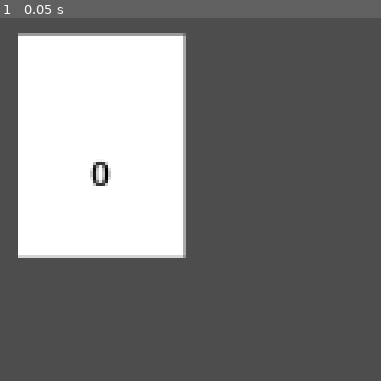
Above: before the commit, frame 1.
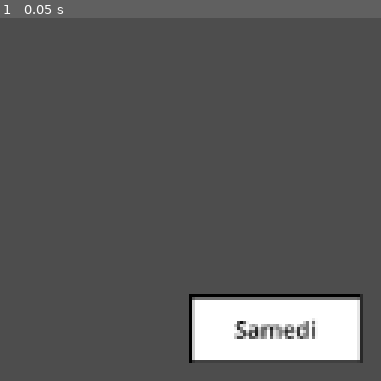
Above: after the commit, the same moment.

Repository: HYKidz/FinanceCalendar
Game: Godot game, scene res://Node/calendar.tscn
The game is run twice, just before and just after one commit, with the same random seed, the same clock (stepped at 60 frames per second) and the same inputs.
Inputs:
- Up to frame 1 (0.05 s): no input

The runs differ from the first frame. In frame 1, 35% of the frame differs, in the area x 4-96%, y 4-96%.

Commit message:
Going to test sumthang

Diff:
--- a/Node/calendar.tscn
+++ b/Node/calendar.tscn
@@ -1,12 +1,10 @@
 [gd_scene load_steps=3 format=3 uid="uid://lofglxy8wh6u"]
 
-[ext_resource type="PackedScene" uid="uid://bjluuqlfgte5e" path="res://Node/jour.tscn" id="1_e4els"]
-[ext_resource type="PackedScene" uid="uid://bi74h3c5a7wjk" path="res://Node/date.tscn" id="2_a8s41"]
+[ext_resource type="Script" path="res://Scripts/calendar.gd" id="1_vwx50"]
+[ext_resource type="PackedScene" uid="uid://3brj710nljde" path="res://Node/jour_en_row.tscn" id="2_hiuxa"]
 
 [node name="Calendar" type="Node2D"]
+script = ExtResource("1_vwx50")
 
-[node name="Node2D" parent="." instance=ExtResource("1_e4els")]
-position = Vector2(66, 23)
-
-[node name="Date" parent="." instance=ExtResource("2_a8s41")]
-position = Vector2(66, 75)
+[node name="JourEnRow" parent="." instance=ExtResource("2_hiuxa")]
+position = Vector2(150, 150)
--- a/Node/date.tscn
+++ b/Node/date.tscn
@@ -1,6 +1,10 @@
-[gd_scene load_steps=5 format=3 uid="uid://bi74h3c5a7wjk"]
+[gd_scene load_steps=7 format=3 uid="uid://bi74h3c5a7wjk"]
 
 [ext_resource type="Script" path="res://Scripts/Date.gd" id="1_muqs4"]
+
+[sub_resource type="CanvasItemMaterial" id="CanvasItemMaterial_7up8j"]
+
+[sub_resource type="CanvasTexture" id="CanvasTexture_fdjna"]
 
 [sub_resource type="CanvasItemMaterial" id="CanvasItemMaterial_1hdyj"]
 
@@ -10,6 +14,12 @@
 
 [node name="Date" type="Node2D"]
 script = ExtResource("1_muqs4")
+
+[node name="Sprite2D" type="Sprite2D" parent="."]
+modulate = Color(0, 0, 0, 1)
+material = SubResource("CanvasItemMaterial_7up8j")
+scale = Vector2(83, 83)
+texture = SubResource("CanvasTexture_fdjna")
 
 [node name="Fond" type="Sprite2D" parent="."]
 visibility_layer = 2
--- a/Node/jour.tscn
+++ b/Node/jour.tscn
@@ -1,6 +1,10 @@
-[gd_scene load_steps=4 format=3 uid="uid://bjluuqlfgte5e"]
+[gd_scene load_steps=6 format=3 uid="uid://bjluuqlfgte5e"]
 
 [ext_resource type="Script" path="res://Scripts/jour.gd" id="1_vfyd7"]
+
+[sub_resource type="CanvasItemMaterial" id="CanvasItemMaterial_esocm"]
+
+[sub_resource type="CanvasTexture" id="CanvasTexture_023cw"]
 
 [sub_resource type="CanvasItemMaterial" id="CanvasItemMaterial_wyulr"]
 
@@ -9,20 +13,38 @@
 [node name="JourDeLaSemaine" type="Node2D"]
 script = ExtResource("1_vfyd7")
 
-[node name="Jour" type="Label" parent="."]
+[node name="Control" type="Control" parent="."]
+layout_mode = 3
+anchors_preset = 0
+offset_right = 40.0
+offset_bottom = 40.0
+
+[node name="Contour" type="Sprite2D" parent="Control"]
+modulate = Color(0, 0, 0, 1)
+material = SubResource("CanvasItemMaterial_esocm")
+scale = Vector2(83, 33)
+texture = SubResource("CanvasTexture_023cw")
+
+[node name="Fond" type="Sprite2D" parent="Control"]
+material = SubResource("CanvasItemMaterial_wyulr")
+scale = Vector2(80, 30)
+texture = SubResource("CanvasTexture_t73uy")
+
+[node name="Jour" type="Label" parent="Control"]
+layout_mode = 1
 anchors_preset = 8
 anchor_left = 0.5
 anchor_top = 0.5
 anchor_right = 0.5
 anchor_bottom = 0.5
-offset_left = -35.0
-offset_top = -12.5
-offset_right = 35.0
-offset_bottom = 12.5
+offset_left = -55.0
+offset_top = -32.5
+offset_right = 15.0
+offset_bottom = -7.5
 grow_horizontal = 2
 grow_vertical = 2
-
-[node name="Fond" type="Sprite2D" parent="."]
-material = SubResource("CanvasItemMaterial_wyulr")
-scale = Vector2(80, 30)
-texture = SubResource("CanvasTexture_t73uy")
+theme_override_colors/font_color = Color(0, 0, 0, 1)
+theme_override_font_sizes/font_size = 11
+text = "Que veux tu"
+horizontal_alignment = 1
+vertical_alignment = 1
--- /dev/null
+++ b/Node/jour_en_row.tscn
@@ -0,0 +1,26 @@
+[gd_scene load_steps=2 format=3 uid="uid://3brj710nljde"]
+
+[ext_resource type="Script" path="res://Scripts/JourEnRow.gd" id="1_hqlg3"]
+
+[node name="JourEnRow" type="Node2D"]
+script = ExtResource("1_hqlg3")
+
+[node name="Box" type="BoxContainer" parent="."]
+custom_minimum_size = Vector2(580, 33)
+layout_direction = 2
+anchors_preset = 4
+anchor_top = 0.5
+anchor_bottom = 0.5
+offset_right = 580.0
+offset_bottom = 33.0
+grow_vertical = 2
+size_flags_horizontal = 0
+size_flags_vertical = 4
+
+[node name="Container" type="MarginContainer" parent="Box"]
+custom_minimum_size = Vector2(80, 0)
+layout_mode = 2
+
+[node name="Grid" type="GridContainer" parent="Box/Container"]
+layout_mode = 2
+columns = 7
--- /dev/null
+++ b/Scripts/JourEnRow.gd
@@ -0,0 +1,21 @@
+extends Node2D
+
+var jour = ["Dimanche","Lundi","Mardi","Mercredi","Jeudi","Vendredi","Samedi"]
+var jour_node_array =[]
+
+@onready var container = get_node("Box/Container/Grid")
+@onready var jour_node = preload("res://Node/jour.tscn")
+# Called when the node enters the scene tree for the first time.
+
+func _ready():
+	jour_node_array.resize(7)
+	for d in jour:
+		var new_jour = jour_node.instantiate()
+		new_jour.name = d
+		jour_node_array.fill(new_jour)
+		container.add_child(new_jour)
+
+	for i in 7:
+		print(i)
+		var jour_en_cour = jour_node_array[i]
+		jour_en_cour.set_Jour = jour[i]
--- a/Scripts/calendar.gd
+++ b/Scripts/calendar.gd
@@ -1,9 +1,16 @@
 extends Node2D
 
-var jour = ["Dimanche","Lundi","Mardi","Mercredi","Jeudi","Vendredi","Samedi"]
+
 var mois = ["Janvier","Fevrier","Mars","Avril","Mai","Juin","Juillet","Aout","Septembre","Octobre","Novembre","Decembre"]
+
+
+# @onready var canvasgroup = get_node("BoxContainer")
 
 
 # Called when the node enters the scene tree for the first time.
 func _ready():
+
+		# new_jour.set_Jour = str(d)
+		# canvasgroup.add_child(new_jour)
+
 	pass # Replace with function body.
--- a/Scripts/jour.gd
+++ b/Scripts/jour.gd
@@ -1,13 +1,13 @@
 extends Node2D
 
-@onready var jour = get_node("Jour")
+@onready var jour = get_node("Control/Jour")
+
 var current_jour : String
-
 var set_Jour : String :
 	set(value):
 		current_jour = value
-		jour.text = str(value)
+		jour.text = value
 
-# Called when the node enters the scene tree for the first time.
+		# Called when the node enters the scene tree for the first time.
 func _ready():
 	pass # Replace with function body.
